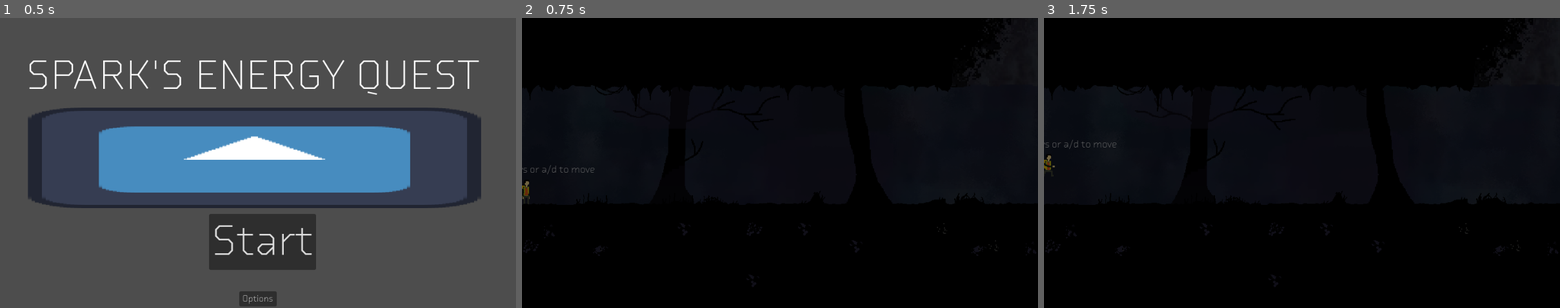
Above: before the commit, frames 1-3 (left to right).
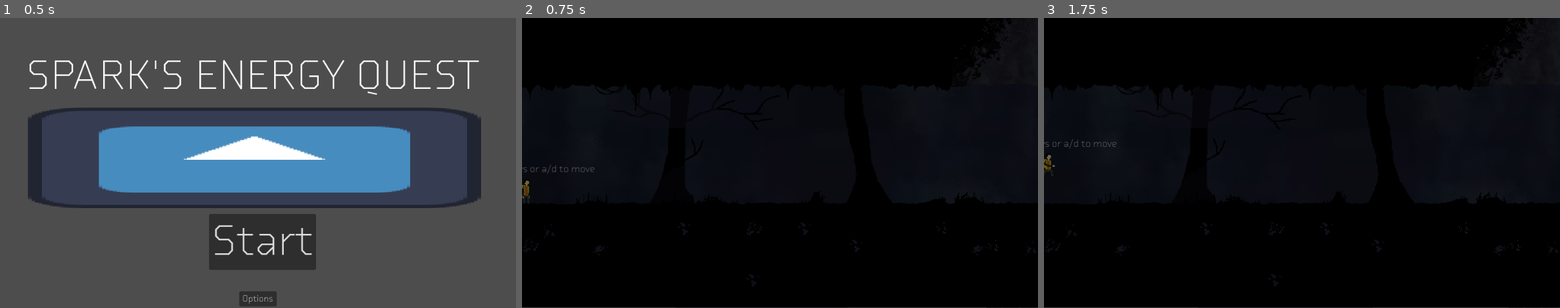
Above: after the commit, the same moments.

Repository: The-Spark-Industries/spark-energy
Game: Godot game, scene res://Master Scenes/titleScreen.tscn
The game is run twice, just before and just after one commit, with the same random seed, the same clock (stepped at 60 frames per second) and the same inputs. The engine's default icon, where the game draws it, is replaced by a stand-in: a white triangle on a blue panel in a dark square.
Inputs:
- Up to frame 1 (0.5 s): no input
- Up to frame 2 (0.75 s): click "Start" at 0.5 s
- Up to frame 3 (1.75 s): tap Enter (ui_accept) at 1.25 s; hold 2 (inventoryright) from 1.28 s (still down); hold E (e) from 1.28 s (still down); tap Space (jump) at 1.52 s; tap Q (q) at 1.55 s

Frame 1 is identical in both runs. In frame 2, 0.3% of the frame differs, in the area x 0-100%, y 50-100%; in frame 3, 0.3%, in the area x 0-100%, y 41-100%.

Commit message:
Added background

Diff:
--- a/Master Scenes/level1.tscn
+++ b/Master Scenes/level1.tscn
@@ -1002,7 +1002,7 @@
 position = Vector2(3359, 169)
 
 [node name="Room_1" type="Node2D" parent="camera_points" unique_id=891651072]
-position = Vector2(480, -371)
+position = Vector2(480, -370)
 
 [node name="Room_2" type="Node2D" parent="camera_points" unique_id=769783797]
 position = Vector2(1440, -371)
@@ -1012,6 +1012,33 @@
 
 [node name="Room_4" type="Node2D" parent="camera_points" unique_id=1377059222]
 position = Vector2(3359, -371)
+
+[node name="Room_9" type="Node2D" parent="camera_points" unique_id=1457925916]
+position = Vector2(6000, -371)
+
+[node name="Room_10" type="Node2D" parent="camera_points" unique_id=1642342731]
+position = Vector2(6960, -371)
+
+[node name="Room_11" type="Node2D" parent="camera_points" unique_id=1720366002]
+position = Vector2(7920, -371)
+
+[node name="Room_12" type="Node2D" parent="camera_points" unique_id=721043584]
+position = Vector2(6000, -911)
+
+[node name="Room_13" type="Node2D" parent="camera_points" unique_id=462400669]
+position = Vector2(6960, -911)
+
+[node name="Room_14" type="Node2D" parent="camera_points" unique_id=683888954]
+position = Vector2(7920, -911)
+
+[node name="Room_15" type="Node2D" parent="camera_points" unique_id=389210705]
+position = Vector2(6000, -1451)
+
+[node name="Room_16" type="Node2D" parent="camera_points" unique_id=1159784957]
+position = Vector2(6960, -1451)
+
+[node name="Room_17" type="Node2D" parent="camera_points" unique_id=297030429]
+position = Vector2(7920, -1451)
 
 [node name="FloorBlocks" type="Node2D" parent="." unique_id=265051769]
 position = Vector2(0, -197)
